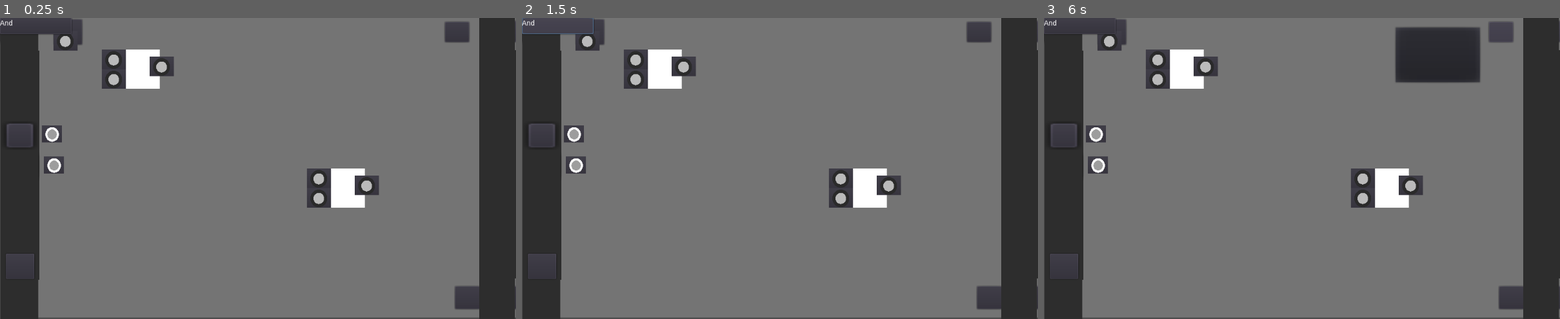
Above: before the commit, frames 1-3 (left to right).
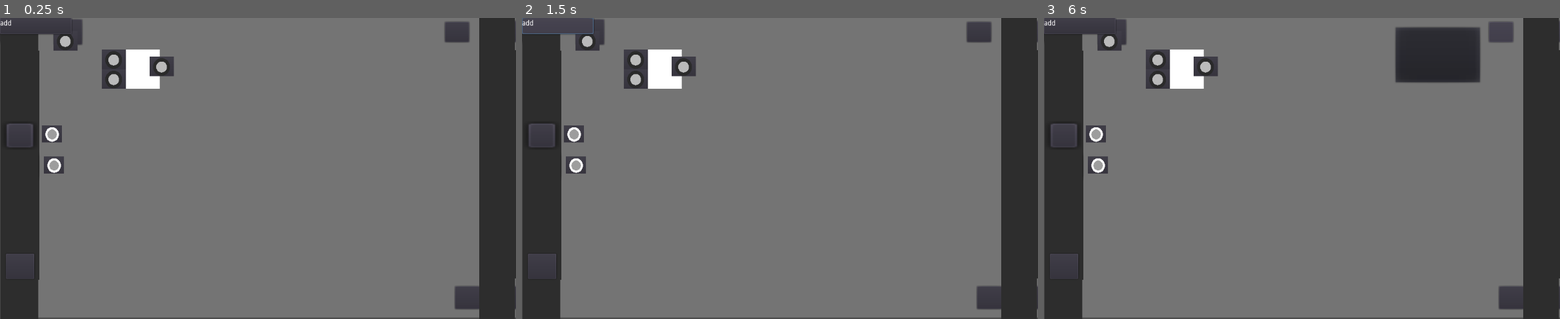
Above: after the commit, the same moments.

Repository: Boyquotes/Logic_Gates
Game: Godot game, scene res://Control.tscn
The game is run twice, just before and just after one commit, with the same random seed, the same clock (stepped at 60 frames per second) and the same inputs. This scene is started directly instead of the project's main scene.
Inputs (mouse positions are in pixels of both pictures, inside the frame that each line leads up to):
- Up to frame 1 (0.25 s): no input
- Up to frame 2 (1.5 s): click (568, 30) at 0.52 s; click (568, 30) at 1.27 s
- Up to frame 3 (6 s): click (1059, 30) at 2.02 s; click (1064, 33) at 2.75 s; click (1064, 297) at 3.52 s; click (1549, 297) at 4.25 s; click (1549, 30) at 5 s; click (1503, 33) at 5.75 s

The runs differ from the first frame. In frame 1, 1.7% of the frame differs, in the area x 0-74%, y 0-64%; in frame 2, 1.7%; in frame 3, 1.7%.
Error in both runs: Unable to iterate on object of type 'Nil'. (res://gate_pop.gd:10)

Commit message:
buttons that add agets now display proper gate names

Diff:
--- a/add.gd
+++ b/add.gd
@@ -1,6 +1,7 @@
 extends Button
 
-
+func _ready():
+	self.get_child(0).text = self.get_name()
 
 func _on_add_pressed():
 	var my_nm = self.get_name()
--- a/board.tscn
+++ b/board.tscn
@@ -1,10 +1,9 @@
-[gd_scene load_steps=8 format=2]
+[gd_scene load_steps=7 format=2]
 
 [ext_resource path="res://output_board.tscn" type="PackedScene" id=1]
 [ext_resource path="res://input_board.tscn" type="PackedScene" id=2]
 [ext_resource path="res://save.gd" type="Script" id=3]
 [ext_resource path="res://board.gd" type="Script" id=4]
-[ext_resource path="res://gate.tscn" type="PackedScene" id=5]
 [ext_resource path="res://gate_popup.tscn" type="PackedScene" id=6]
 [ext_resource path="res://remove_gate.gd" type="Script" id=7]
 
@@ -84,13 +83,6 @@
 __meta__ = {
 "_edit_use_anchors_": false
 }
-
-[node name="gate3" parent="." instance=ExtResource( 5 )]
-margin_left = 632.175
-margin_top = 310.376
-margin_right = 672.175
-margin_bottom = 350.376
-color = Color( 0.262745, 0.823529, 0.145098, 1 )
 [connection signal="pressed" from="remove_output" to="output_board" method="_on_remove_output_pressed"]
 [connection signal="pressed" from="add_output" to="output_board" method="_on_add_output_pressed"]
 [connection signal="pressed" from="open_popup" to="gate_popup" method="_on_add_gate_pressed"]
